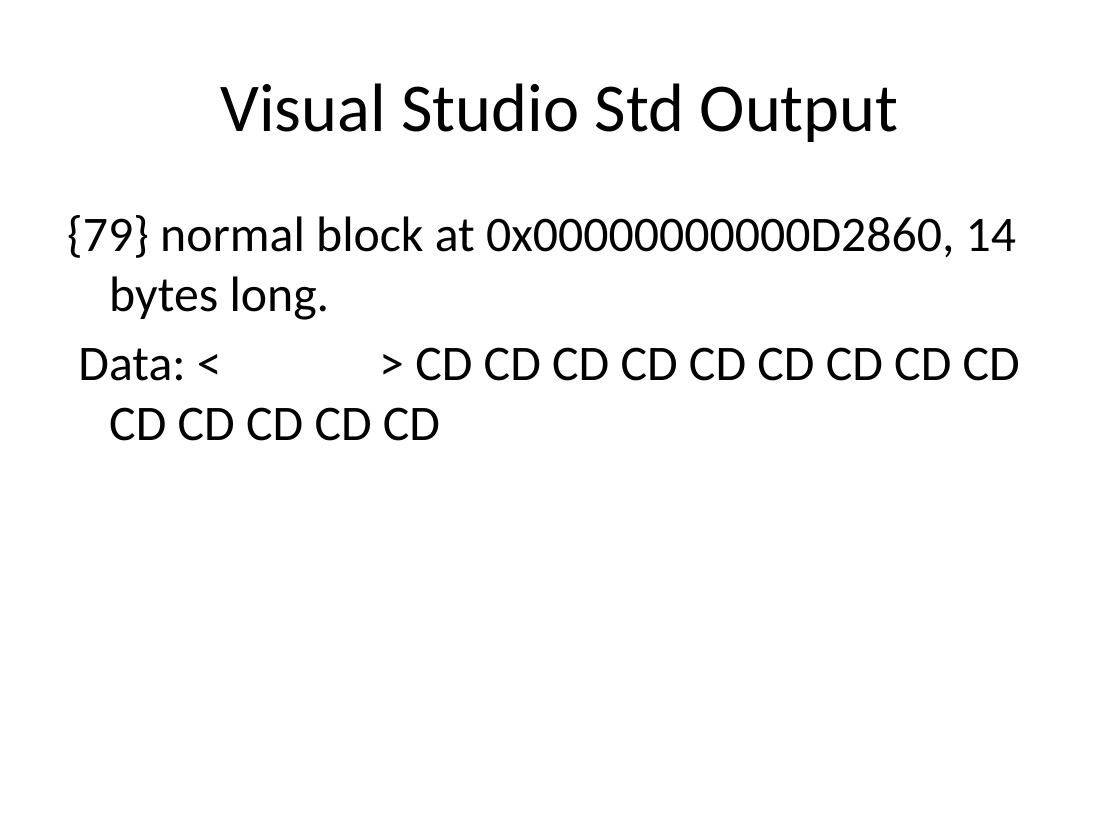
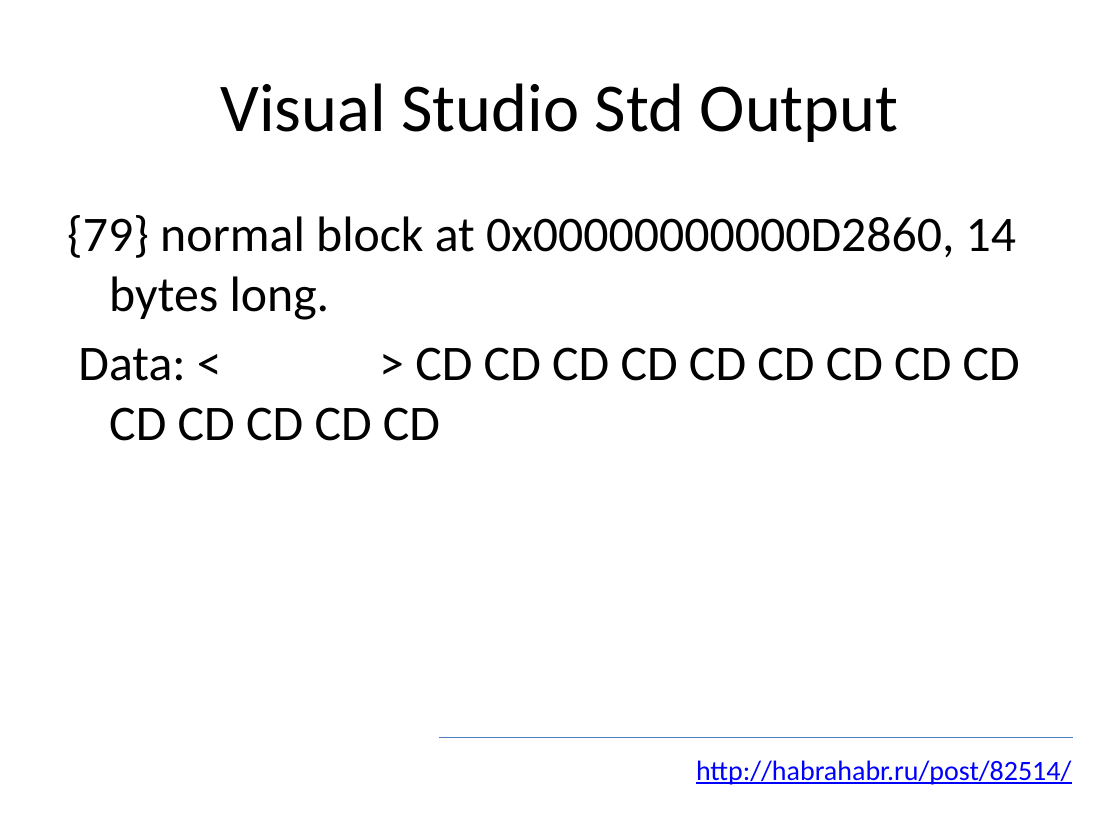
Before and after one commit to russov/cpp_craft_1013, a slide deck: slide 3 of lections/cpp_craft_lec_7_pre.pptx. Drawn at 1120x840 pixels with LibreOffice and Linux fonts; fonts in the diff are those of the drawing. Boxes give left, top, right and bottom in pixels: in the first picture for what was removed or moved away, otherwise in the second. Text is boxed around its words. In the diff, an @@ line names an element or a change of style, - is before the commit and + after.

```diff
--- a/lections/cpp_craft_lec_7_pre.pptx
+++ b/lections/cpp_craft_lec_7_pre.pptx
@@ line added from (439, 737) to (1073, 737), #4B7EBC 0.75 pt @@
@@ text added at bbox=[696, 760, 1071, 785], 18 pt, text #0000FF, underline @@
+http://habrahabr.ru/post/82514/
```
Also in this commit, not shown: 1 other slide changed, 13 other files.
